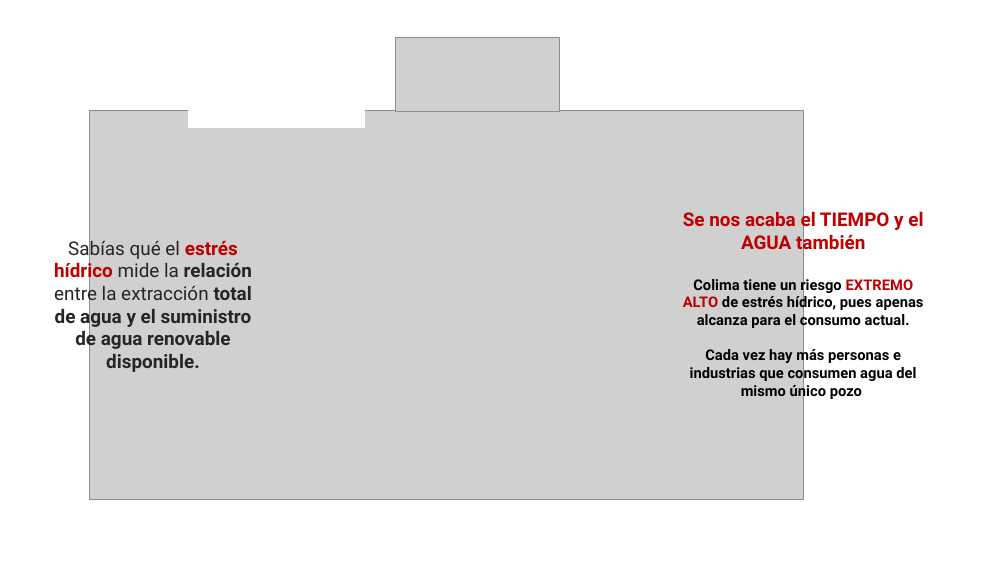
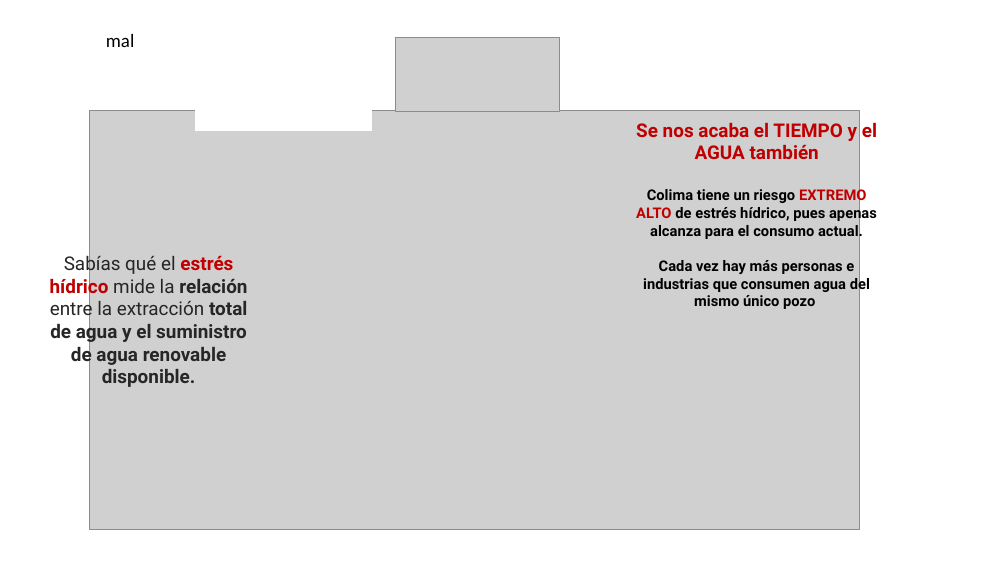
Before and after one commit to tmas-otrosdatos/estres_hidrico, a slide deck: slide 3 of Estres Hidrico.pptx. Drawn at 1008x567 pixels with LibreOffice and Linux fonts; fonts in the diff are those of the drawing; grey boxes stand for pictures. Boxes give left, top, right and bottom in pixels: in the first picture for what was removed or moved away, otherwise in the second. Text is boxed around its words. In the diff, an @@ line names an element or a change of style, - is before the commit and + after.

```diff
--- a/Estres Hidrico.pptx
+++ b/Estres Hidrico.pptx
@@ text added at <box>106,34,134,47</box>, 18 pt, text #000000 @@
+mal
@@ rectangle: place and size @@
-rectangle at <box>188,74,364,128</box>
+rectangle at <box>195,77,371,131</box>
@@ picture: place and size @@
-picture at <box>90,111,804,500</box>
+picture at <box>90,111,860,530</box>
@@ text "Se nos acaba el TIEMPO ..." rewrapped from <box>683,209,924,400</box> to <box>636,122,877,309</box> @@
@@ text "Sabías qué el estrés hídrico ...": place and size @@
-text "Sabías qué el estrés hídrico ..." at <box>54,237,252,372</box>
+text "Sabías qué el estrés hídrico ..." at <box>50,253,247,387</box>
```
Also in this commit, not shown: 6 slides added, 1 slide removed, 23 other files.
